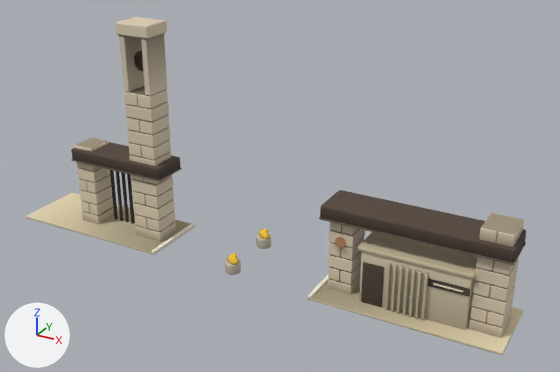
Before and after pictures for a commit that changed the glTF model web/public/models/gate.glb.
Before and after are seen from a 50 mm lens placed at (16.6, -27.0, 17.6), pointed at (1.6, 0.3, 3.9). Every picture has the same lights, and +X, +Y and +Z are marked at lower left. The older version comes first.

Names of what the first picture shows: 'LM_gate'.
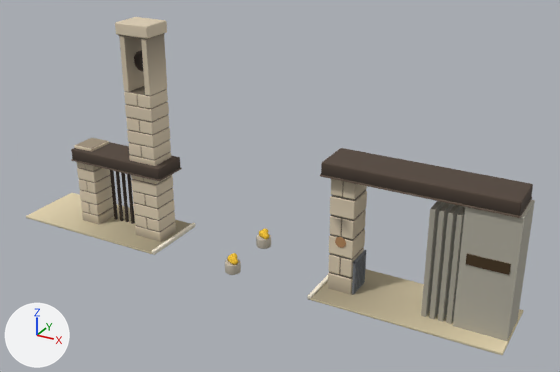
The change, as a list of edits to the scene's bpy script:
```text
Change me_lm_gate:
    used by ob_lm_gate; location = (0.0, 0.0, 0.0)
    remove me_lm_gate.from_pydata(...)  # 5436 vertices, 10504 faces; spans x -12.2..12.2, y -1.7..2.0, z 0.0..10.5
    add me_lm_gate.from_pydata(...)  # 4056 vertices, 7792 faces; spans x -12.2..12.2, y -1.7..2.0, z 0.0..10.5
    me_lm_gate part 1: a new loose piece, a box spanning x 10.1..12.2, y -0.9..0.9, z 0.0..5.4, in mat_m_clay_vc
    me_lm_gate part 2: a new loose piece, a box spanning x 9.75..9.95, y -0.75..0.75, z 0.0..4.9, in mat_m_clay_vc
    me_lm_gate part 3: a new loose piece, a box spanning x 9.4..9.6, y -0.75..0.75, z 0.0..4.9, in mat_m_clay_vc
    me_lm_gate part 4: a new loose piece, a box spanning x 5.59..5.65, y 0.43..0.47, z 0.14..1.62, in mat_m_clay_vc
    me_lm_gate part 5: a new loose piece, a box spanning x 5.59..5.65, y -0.02..0.02, z 0.14..1.62, in mat_m_clay_vc
    me_lm_gate part 6: a new loose piece, a box spanning x 5.59..5.65, y -0.32..-0.28, z 0.14..1.62, in mat_m_clay_vc
    me_lm_gate part 7: 24 loose pieces with 1344 vertices, spanning x 5.9..11.9, y -1.1..1.2, z 0.0..4.6, are deleted
    me_lm_gate part 8: 448 vertices moved from x 4.1..12.1, y -1.0..1.0, z 0.0..4.6 to x 4.1..12.1, y -1.0..1.0, z 0.0..6.0; 272 vertices removed from x 4.5..11.9, y -0.8..0.8, z 0.0..4.6; 156 vertices added at x 4.5..11.9, y -0.9..0.8, z 0.0..5.4
    other edits to the shape of me_lm_gate do not show in these pictures
```

Changed parts and their boxes (x1, y1, x2, y2) in the pictures (560 x 372 px; the box of a moved part takes in the faces that stretch with it):
'LM_gate', reshaped
    before: (26, 17, 526, 355)
    after: (26, 17, 535, 355)
part 1 of me_lm_gate, added
    after: (453, 200, 535, 341)
part 2 of me_lm_gate, added
    after: (446, 207, 465, 324)
part 3 of me_lm_gate, added
    after: (438, 205, 464, 322)
part 4 of me_lm_gate, added
    after: (362, 254, 365, 283)
part 5 of me_lm_gate, added
    after: (358, 258, 361, 288)
part 6 of me_lm_gate, added
    after: (355, 261, 358, 291)
part 7 of me_lm_gate, deleted (beige)
    before: (358, 215, 524, 330)
part 8 of me_lm_gate, moved or reshaped
    before: (319, 190, 526, 338)
    after: (320, 148, 533, 319)
